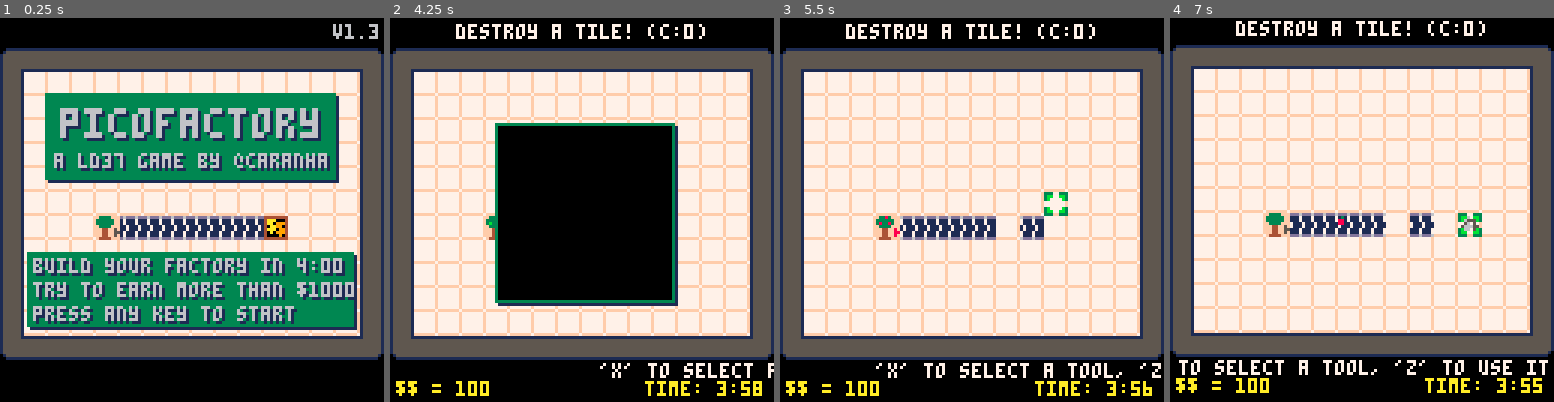
Above: before the commit, frames 1-4 (left to right).
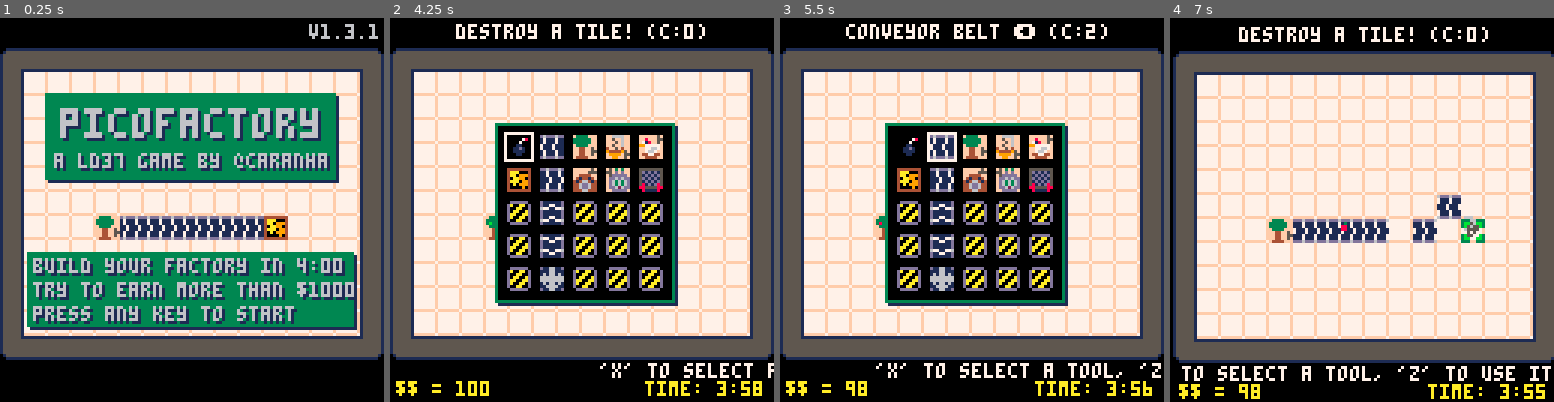
Above: after the commit, the same moments.

Repository: caranha/pico_playground
Game: PICO-8 cartridge factory.p8
Two runs of this game, one before a commit and one after it. Both use one fixed random seed, a clock stepped at 60 frames per second and the inputs below.
Inputs:
- Up to frame 1 (0.25 s): no input
- Up to frame 2 (4.25 s): tap X (X key) at 0.33, 1.07, 1.85, 2.97, 4.08 s; tap O (Z key) at 0.7, 1.7, 2.1, 2.5, 2.9, 3.3, 3.7, 4.1 s; hold Right 1.6-2.1 s; hold Up 2.15-2.42 s; hold Right 2.47-3.03 s; hold Left 3.08-3.58 s; hold Down 3.63-3.97 s; hold Right from 4.02 s (still down)
- Up to frame 3 (5.5 s): tap O (Z key) at 4.5, 4.9, 5.3 s; release Right at 4.68 s; hold Up 4.73-5.03 s; hold Left from 5.08 s (still down); tap X (X key) at 5.2 s
- Up to frame 4 (7 s): release Left at 5.68 s; tap O (Z key) every 0.4 s from 5.7 to 6.9 s; hold Down 5.73-6.03 s; hold Right 6.08-6.58 s; tap X (X key) at 6.32 s; hold Right from 6.63 s (still down)

The runs differ from the first frame. In frame 1, 0.2% of the frame differs, in the area x 80-99%, y 1-6%; in frame 2, 7.9%; in frame 3, 23%; in frame 4, 40%, in the area x 0-100%, y 0-100%.

Commit message:
Fixed bug when you double tap buttons too fast.

Diff:
--- a/factory.p8
+++ b/factory.p8
@@ -4,6 +4,7 @@
 -- pico-factory
 -- a ld37 game by caranha
 -------------------------
+-- v1.3.1 -- fixed double click bug, added bignum
 -- v1.3 -- added overwrite
         -- fruits now explode on rejected machines
         -- rebalanced costs
@@ -22,7 +23,7 @@
 dx={-1,1,0,0}
 dy={0,0,-1,1}
 ptclist={}
-version = "v1.3"
+version = "v1.3.1"
 
 --------------------------
 function new_window(x0,y0,x1,y1,c1,c2,c3,mage)
@@ -239,14 +240,14 @@
 		end
 	end
 
-	if btnp(5) then
+	if btnp(5) and winlist[4].age == 0 then
 		overwrite = false
 		place_mode = not place_mode
 		w_toggle(winlist[4])
 		sfx(1)
 	end
 
-	if btnp(4) then
+	if btnp(4) and winlist[4].age == 0 then
 		if (place_mode) then
 			sm = menu_items[select]
 			if (money < sm.c) then
